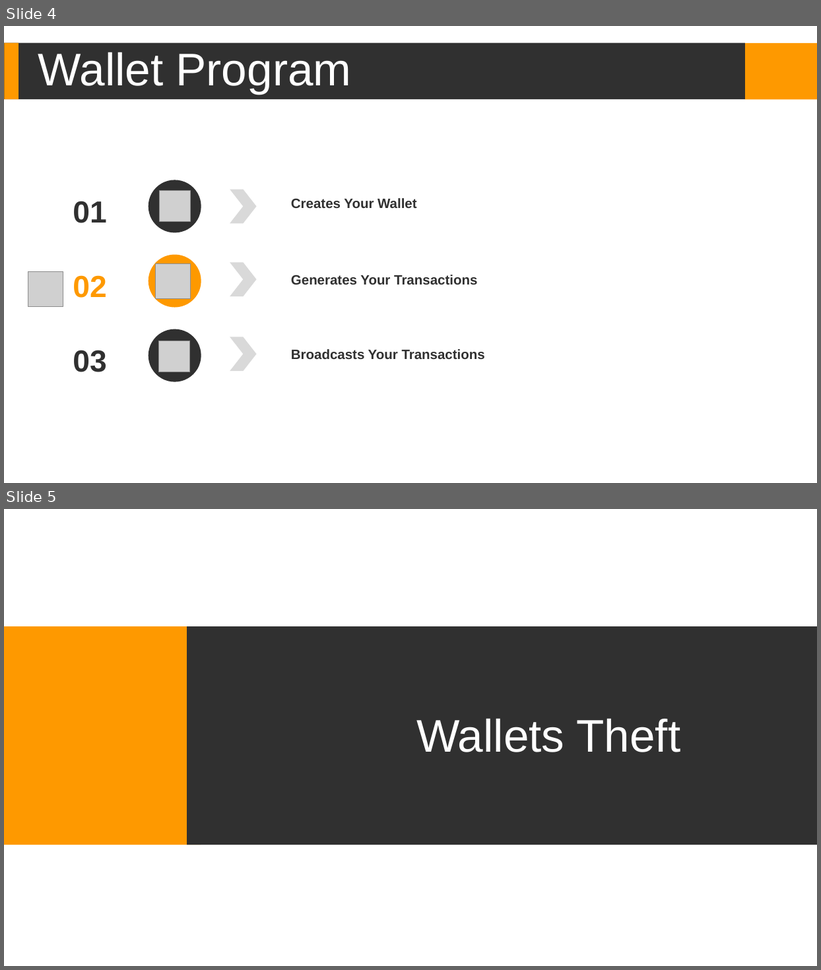
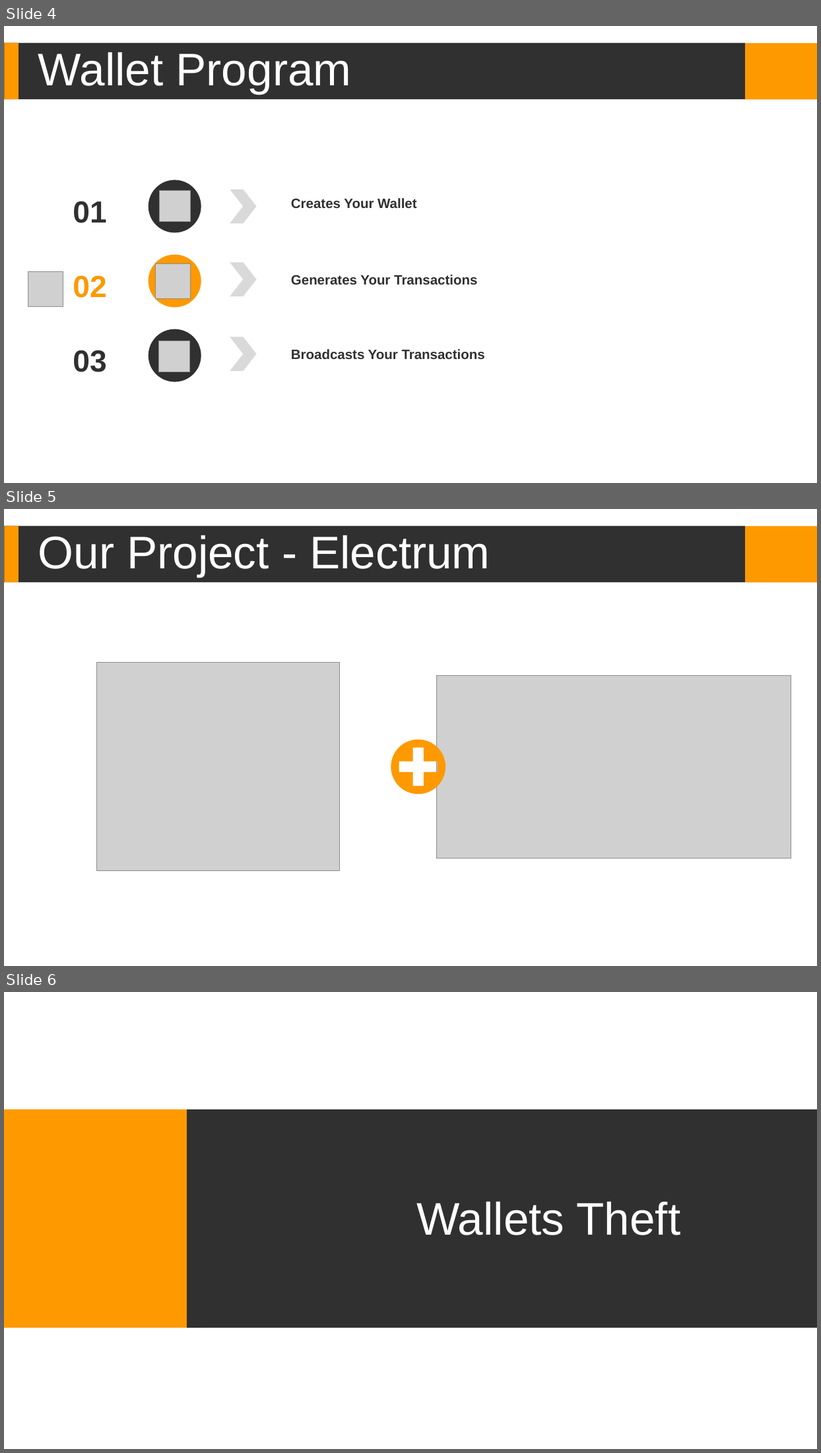
Before and after one commit to silon1/txelectrum, a slide deck: Presentation.pptx. Shown one above the other, each under a label of ours: slides 4 and 5 before the commit, slides 4, 5 and 6 after it. The pictures are 821x970 and 821x1453 pixels, drawn with LibreOffice and Linux fonts; fonts in the diff are those of the drawing; grey boxes stand for pictures; background and template pictures are left out. Boxes give left, top, right and bottom in pixels: in the first picture for what was removed or moved away, otherwise in the second. Text is boxed around its words. In the diff, an @@ line names an element or a change of style, - is before the commit and + after.

Commit message:
Add slide presenting electrum

```diff
--- a/Presentation.pptx
+++ b/Presentation.pptx
@@ slide 5 added at [4, 509, 817, 966], background #FFFFFF; not listed: 3 template elements that a slide beside it also shows @@
@@ text added at [38, 535, 490, 577], 54 pt, text #FFFFFF @@
+Our Project - Electrum
@@ picture added at [96, 663, 339, 871] @@
@@ picture added at [437, 675, 791, 859] @@
@@ freeform shape added at [391, 739, 446, 795], fill #FE9900 @@
@@ what was slide 5 is now slide 6 @@
```
